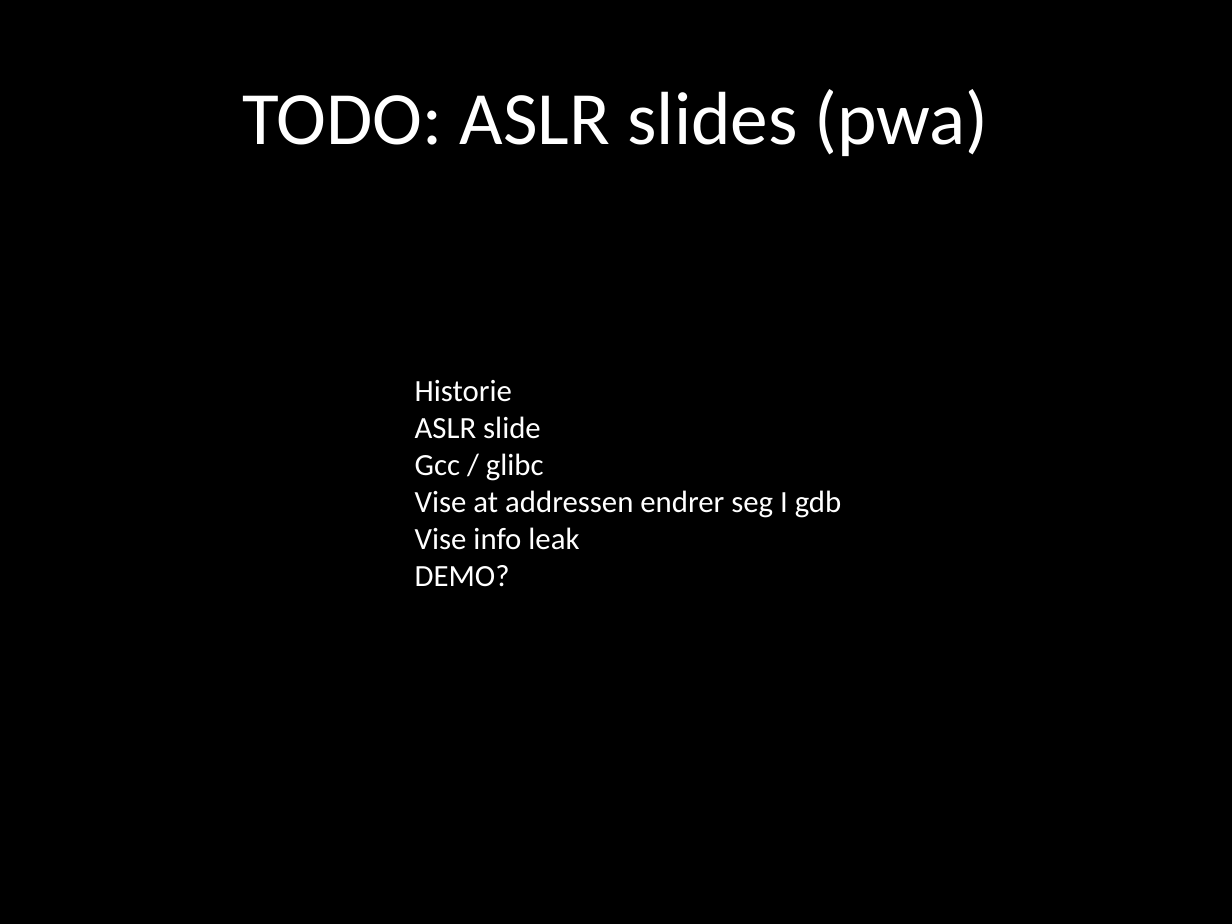
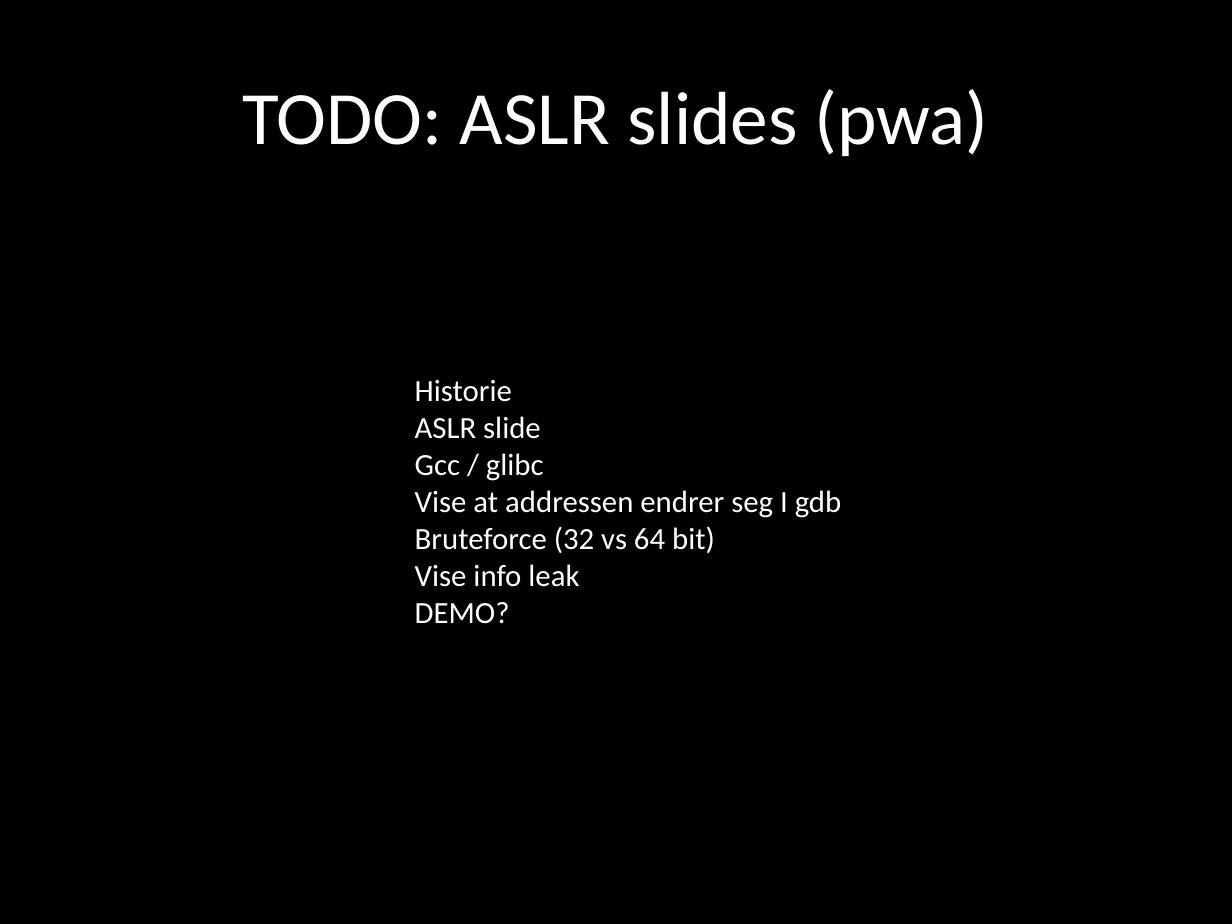
Before and after one commit to wuurrd/techzonepresentation, a slide deck: slide 15 of presentation.pptx. Drawn at 1232x924 pixels with LibreOffice and Linux fonts; fonts in the diff are those of the drawing. Boxes give left, top, right and bottom in pixels: in the first picture for what was removed or moved away, otherwise in the second. Text is boxed around its words. In the diff, an @@ line names an element or a change of style, - is before the commit and + after.

```diff
--- a/presentation.pptx
+++ b/presentation.pptx
@@ text at <box>415,526,715,553</box>: paragraph added @@
+Bruteforce (32 vs 64 bit)
```
Also in this commit, not shown: 8 other slides changed.
